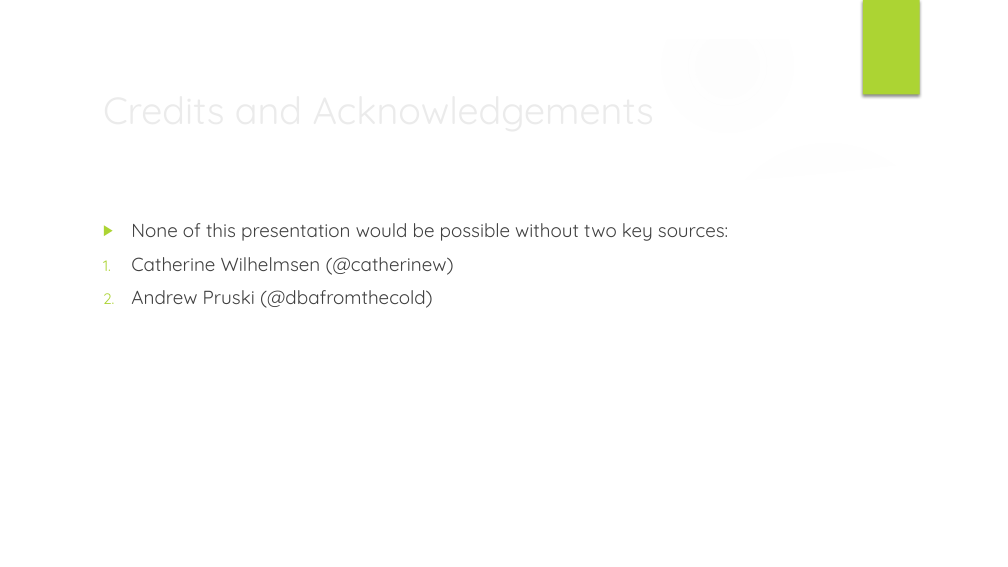
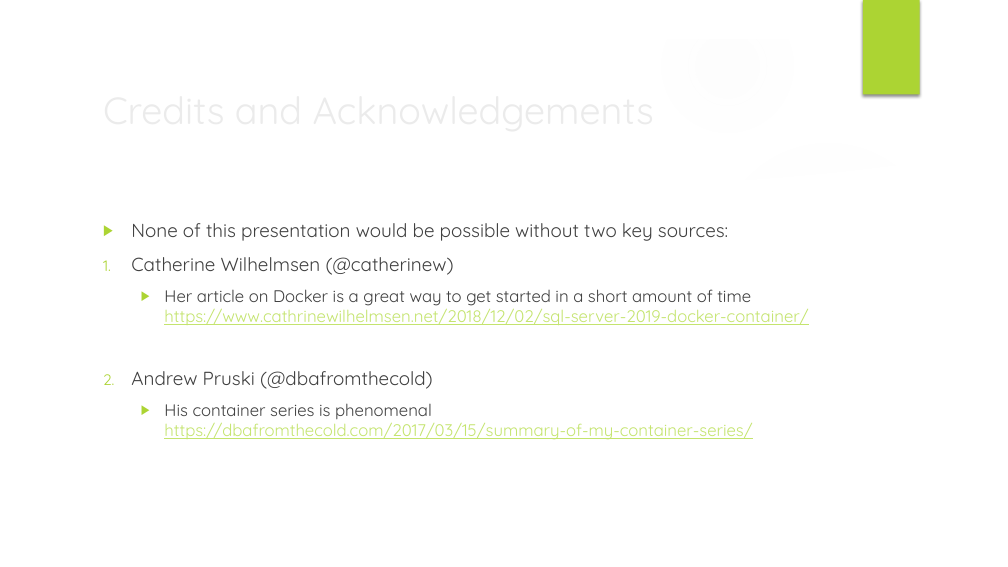
Before and after one commit to ilanham/Presentations, a slide deck: slide 16 of Developing for SQL Server with Docker.pptx (slide 14 before the commit). Drawn at 1008x567 pixels with LibreOffice and Linux fonts; fonts in the diff are those of the drawing; background and template pictures are left out. Boxes give left, top, right and bottom in pixels: in the first picture for what was removed or moved away, otherwise in the second. Text is boxed around its words. In the diff, an @@ line names an element or a change of style, - is before the commit and + after.

Commit message:
Addl content for Demo 2 of Docker presentation

```diff
--- a/Developing for SQL Server with Docker.pptx
+++ b/Developing for SQL Server with Docker.pptx
@@ text at (164,289,808,325): paragraph added @@
+  ▶ Her article on Docker is a great way to get started in a short amount of time
+    https://www.cathrinewilhelmsen.net/2018/12/02/sql-server-2019-docker-container/
@@ text at (164,404,752,440): paragraph added @@
+  ▶ His container series is phenomenal
+    https://dbafromthecold.com/2017/03/15/summary-of-my-container-series/
```
Also in this commit, not shown: 3 other slides changed, 2 slides added.
